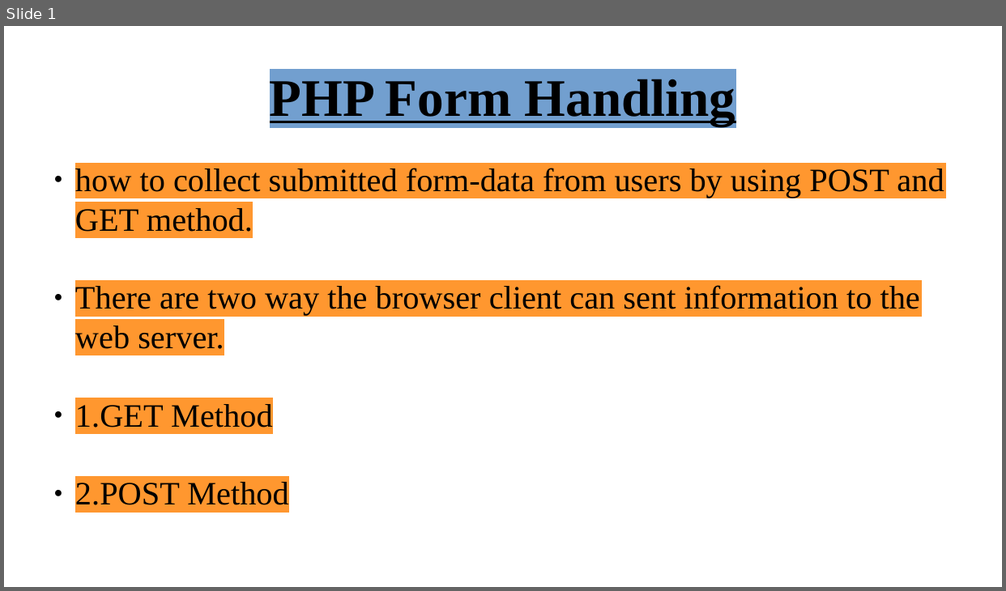
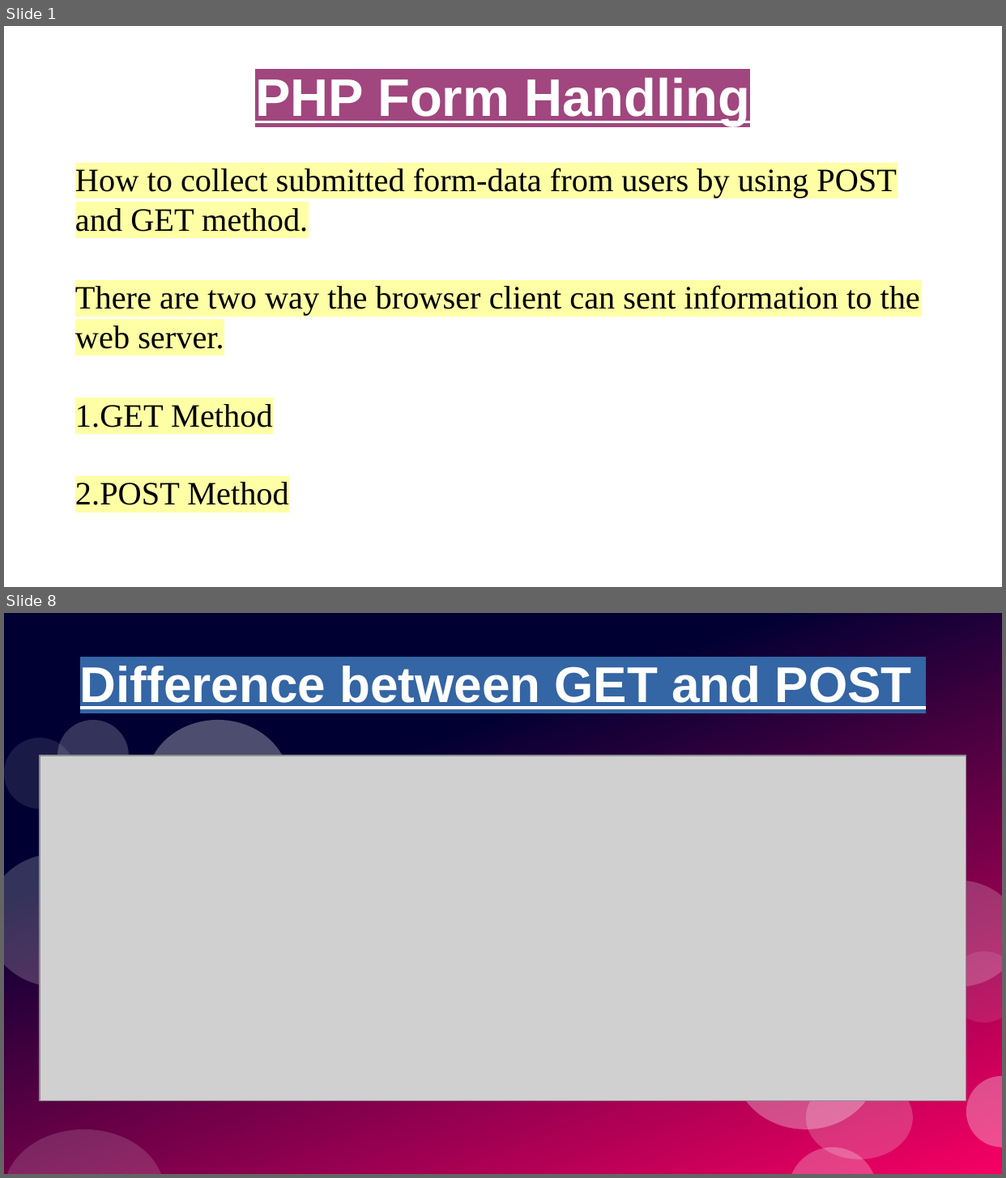
Before and after one commit to vaishalibhayani/PHP, a slide deck: GET-POST Methods.odp. Shown one above the other, each under a label of ours: slide 1 before the commit, slides 1 and 8 after it; the slides between them are not shown. The pictures are 1006x591 and 1006x1178 pixels, drawn with LibreOffice and Linux fonts; fonts in the diff are those of the drawing; grey boxes stand for pictures; background and template pictures are left out. Boxes give left, top, right and bottom in pixels: in the first picture for what was removed or moved away, otherwise in the second. Text is boxed around its words. In the diff, an @@ line names an element or a change of style, - is before the commit and + after.

```diff
--- a/GET-POST Methods.odp
+++ b/GET-POST Methods.odp
@@ slide 8 added at box(4, 613, 1002, 1174), background #FFFFFF @@
@@ rectangle added at box(4, 613, 1002, 1174), fill gradient #000032 to #F60063 @@
@@ title added at box(80, 666, 912, 709), 40 pt, text #FFFFFF, bold, underline @@
+Difference between GET and POST
@@ ellipse added at box(57, 720, 129, 791), fill #FFFFFF at 20% opacity @@
@@ ellipse added at box(147, 720, 288, 845), fill #FFFFFF at 30% opacity @@
@@ ellipse added at box(4, 738, 75, 810), fill #FFFFFF at 10% opacity @@
@@ picture added at box(40, 756, 966, 1101) @@
@@ ellipse added at box(4, 854, 128, 988), fill #FFFFFF at 20% opacity @@
@@ ellipse added at box(895, 880, 1002, 987), fill #FFFFFF at 20% opacity @@
@@ ellipse added at box(948, 952, 1002, 1023), fill #FFFFFF at 10% opacity @@
@@ ellipse added at box(735, 1005, 877, 1130), fill #FFFFFF at 30% opacity @@
@@ ellipse added at box(807, 1076, 913, 1160), fill #FFFFFF at 20% opacity @@
@@ ellipse added at box(966, 1076, 1002, 1148), fill #FFFFFF at 30% opacity @@
@@ ellipse added at box(4, 1130, 164, 1174), fill #FFFFFF at 15% opacity @@
@@ ellipse added at box(788, 1148, 877, 1174), fill #FFFFFF at 25% opacity @@
@@ slide 1 changed as well @@
@@ title "PHP Form Handling" at box(255, 77, 750, 126): font Times New Roman to Arial, text colour #000000 to #FFFFFF, highlight #729FCF to #A1467E @@
@@ subtitle at box(75, 168, 897, 232): text changed @@
-● how to collect submitted form-data from users by using POST and GET method.
+● How to collect submitted form-data from users by using POST and GET method.
@@ subtitle at box(75, 285, 920, 506): highlight #FF972F to #FFFFA6 in "There are two way the browser client ...", "1.GET Method", "2.POST Method"; bullet colour #000000 to #FFFFFF @@
```
Also in this commit, not shown: 4 other slides changed, 3 other slides added, 2 slides removed.
